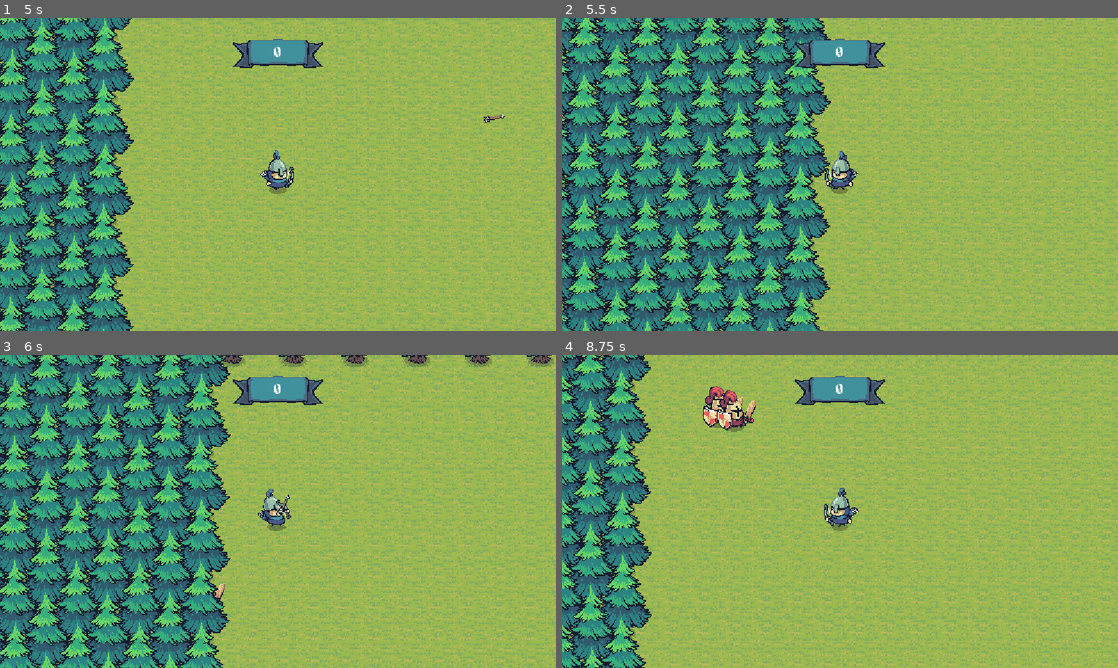
Above: before the commit, frames 1-4 (two rows, left to right).
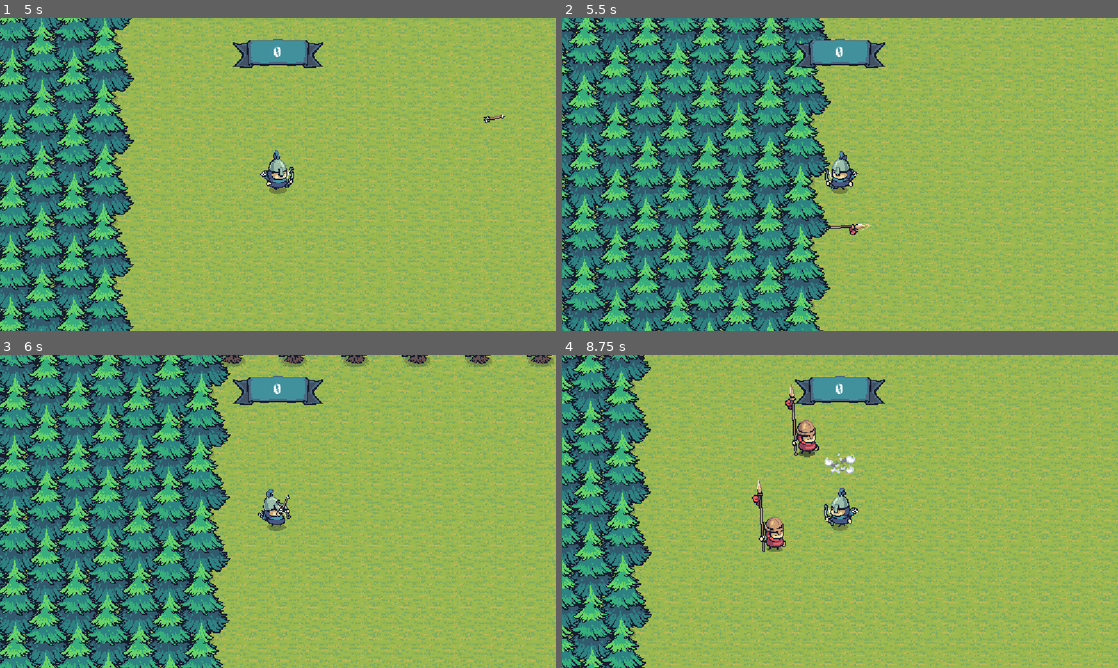
Above: after the commit, the same moments.

Repository: Capeudinho/the-last-blue-bannerman
Game: Godot game, scene res://scenes/arena.tscn
The game is run twice, just before and just after one commit, with the same random seed, the same clock (stepped at 60 frames per second) and the same inputs.
Inputs (mouse positions are in pixels of both pictures, inside the frame that each line leads up to):
- Up to frame 1 (5 s): move the mouse to (250, 237) at 0.52 s; hold W (move_up) 0.53-2.03 s; right-click (250, 237) at 0.6 s; move the mouse to (444, 221) at 1.27 s; click (444, 221) at 1.35 s; move the mouse to (111, 127) at 2.02 s; hold A (move_left) 2.03-3.53 s; right-click (111, 127) at 2.1 s; move the mouse to (305, 174) at 2.77 s; click (305, 174) at 2.85 s; move the mouse to (194, 96) at 3.52 s; hold S (move_down) 3.53-4.28 s; right-click (194, 96) at 3.6 s; move the mouse to (400, 158) at 4.27 s; hold D (move_right) from 4.28 s (still down); click (400, 158) at 4.35 s
- Up to frame 2 (5.5 s): move the mouse to (728, 190) at 5.02 s; release D (move_right) at 5.03 s; hold W (move_up) from 5.03 s (still down); right-click (728, 190) at 5.1 s
- Up to frame 3 (6 s): move the mouse to (333, 442) at 5.77 s; release W (move_up) at 5.78 s; hold D (move_right) from 5.78 s (still down); click (333, 442) at 5.85 s
- Up to frame 4 (8.75 s): move the mouse to (812, 574) at 6.52 s; right-click (812, 574) at 6.6 s; move the mouse to (1006, 558) at 7.27 s; click (1006, 558) at 7.35 s; move the mouse to (673, 464) at 8.02 s; release D (move_right) at 8.03 s; hold S (move_down) from 8.03 s (still down); right-click (673, 464) at 8.1 s

Frame 1 is identical in both runs. In frame 2, 0.1% of the frame differs, in the area x 38-56%, y 60-70%; in frame 3, less than 0.1%; in frame 4, 2.1%, in the area x 25-53%, y 9-63%.

Commit message:
inimigo adicionado: lanceiro

Diff:
--- a/project.godot
+++ b/project.godot
@@ -25,6 +25,10 @@
 window/stretch/aspect="expand"
 mouse_cursor/custom_image="uid://utpeyp2a3k6t"
 mouse_cursor/custom_image_hotspot=Vector2(22, 17)
+
+[dotnet]
+
+project/assembly_name="The Last Blue Bannerman"
 
 [global_group]
 
--- /dev/null
+++ b/scenes/lancer.tscn
@@ -0,0 +1,227 @@
+[gd_scene format=3 uid="uid://bowihhwvmoc8y"]
+
+[ext_resource type="Script" uid="uid://dmduuru68iqn6" path="res://scripts/lancer.gd" id="1_smn33"]
+[ext_resource type="Texture2D" uid="uid://c8hjxnknidvey" path="res://assets/sprites/lancer_sprites/Lancer_Right_Attack.png" id="2_smn33"]
+[ext_resource type="Texture2D" uid="uid://xpii1cw5four" path="res://assets/sprites/lancer_sprites/Lancer_Idle.png" id="3_5etia"]
+[ext_resource type="Texture2D" uid="uid://cvjsdxb3gxqyk" path="res://assets/sprites/lancer_sprites/Lancer_Run.png" id="4_5etia"]
+
+[sub_resource type="AtlasTexture" id="AtlasTexture_6htk5"]
+atlas = ExtResource("2_smn33")
+region = Rect2(0, 0, 320, 320)
+
+[sub_resource type="AtlasTexture" id="AtlasTexture_c17vh"]
+atlas = ExtResource("2_smn33")
+region = Rect2(320, 0, 320, 320)
+
+[sub_resource type="AtlasTexture" id="AtlasTexture_0h7iw"]
+atlas = ExtResource("2_smn33")
+region = Rect2(640, 0, 320, 320)
+
+[sub_resource type="AtlasTexture" id="AtlasTexture_vqfln"]
+atlas = ExtResource("3_5etia")
+region = Rect2(0, 0, 320, 320)
+
+[sub_resource type="AtlasTexture" id="AtlasTexture_bxamw"]
+atlas = ExtResource("3_5etia")
+region = Rect2(320, 0, 320, 320)
+
+[sub_resource type="AtlasTexture" id="AtlasTexture_xp148"]
+atlas = ExtResource("3_5etia")
+region = Rect2(640, 0, 320, 320)
+
+[sub_resource type="AtlasTexture" id="AtlasTexture_7obkt"]
+atlas = ExtResource("3_5etia")
+region = Rect2(960, 0, 320, 320)
+
+[sub_resource type="AtlasTexture" id="AtlasTexture_4c8jq"]
+atlas = ExtResource("3_5etia")
+region = Rect2(1280, 0, 320, 320)
+
+[sub_resource type="AtlasTexture" id="AtlasTexture_ogwve"]
+atlas = ExtResource("3_5etia")
+region = Rect2(1600, 0, 320, 320)
+
+[sub_resource type="AtlasTexture" id="AtlasTexture_14hga"]
+atlas = ExtResource("3_5etia")
+region = Rect2(1920, 0, 320, 320)
+
+[sub_resource type="AtlasTexture" id="AtlasTexture_gvjap"]
+atlas = ExtResource("3_5etia")
+region = Rect2(2240, 0, 320, 320)
+
+[sub_resource type="AtlasTexture" id="AtlasTexture_d1e5n"]
+atlas = ExtResource("3_5etia")
+region = Rect2(2560, 0, 320, 320)
+
+[sub_resource type="AtlasTexture" id="AtlasTexture_itr8d"]
+atlas = ExtResource("3_5etia")
+region = Rect2(2880, 0, 320, 320)
+
+[sub_resource type="AtlasTexture" id="AtlasTexture_sy6du"]
+atlas = ExtResource("3_5etia")
+region = Rect2(3200, 0, 320, 320)
+
+[sub_resource type="AtlasTexture" id="AtlasTexture_63x76"]
+atlas = ExtResource("3_5etia")
+region = Rect2(3520, 0, 320, 320)
+
+[sub_resource type="AtlasTexture" id="AtlasTexture_e6vdn"]
+atlas = ExtResource("4_5etia")
+region = Rect2(0, 0, 320, 320)
+
+[sub_resource type="AtlasTexture" id="AtlasTexture_en2bg"]
+atlas = ExtResource("4_5etia")
+region = Rect2(320, 0, 320, 320)
+
+[sub_resource type="AtlasTexture" id="AtlasTexture_r5pfp"]
+atlas = ExtResource("4_5etia")
+region = Rect2(640, 0, 320, 320)
+
+[sub_resource type="AtlasTexture" id="AtlasTexture_xvnkd"]
+atlas = ExtResource("4_5etia")
+region = Rect2(960, 0, 320, 320)
+
+[sub_resource type="AtlasTexture" id="AtlasTexture_s516n"]
+atlas = ExtResource("4_5etia")
+region = Rect2(1280, 0, 320, 320)
+
+[sub_resource type="AtlasTexture" id="AtlasTexture_efi78"]
+atlas = ExtResource("4_5etia")
+region = Rect2(1600, 0, 320, 320)
+
+[sub_resource type="SpriteFrames" id="SpriteFrames_axuxu"]
+animations = [{
+"frames": [{
+"duration": 1.0,
+"texture": SubResource("AtlasTexture_6htk5")
+}, {
+"duration": 1.0,
+"texture": SubResource("AtlasTexture_c17vh")
+}, {
+"duration": 1.0,
+"texture": SubResource("AtlasTexture_0h7iw")
+}],
+"loop": 1,
+"name": &"attack",
+"speed": 10.0
+}, {
+"frames": [{
+"duration": 1.0,
+"texture": SubResource("AtlasTexture_vqfln")
+}, {
+"duration": 1.0,
+"texture": SubResource("AtlasTexture_bxamw")
+}, {
+"duration": 1.0,
+"texture": SubResource("AtlasTexture_xp148")
+}, {
+"duration": 1.0,
+"texture": SubResource("AtlasTexture_7obkt")
+}, {
+"duration": 1.0,
+"texture": SubResource("AtlasTexture_4c8jq")
+}, {
+"duration": 1.0,
+"texture": SubResource("AtlasTexture_ogwve")
+}, {
+"duration": 1.0,
+"texture": SubResource("AtlasTexture_14hga")
+}, {
+"duration": 1.0,
+"texture": SubResource("AtlasTexture_gvjap")
+}, {
+"duration": 1.0,
+"texture": SubResource("AtlasTexture_d1e5n")
+}, {
+"duration": 1.0,
+"texture": SubResource("AtlasTexture_itr8d")
+}, {
+"duration": 1.0,
+"texture": SubResource("AtlasTexture_sy6du")
+}, {
+"duration": 1.0,
+"texture": SubResource("AtlasTexture_63x76")
+}],
+"loop": 1,
+"name": &"idle",
+"speed": 10.0
+}, {
+"frames": [{
+"duration": 1.0,
+"texture": SubResource("AtlasTexture_e6vdn")
+}, {
+"duration": 1.0,
+"texture": SubResource("AtlasTexture_en2bg")
+}, {
+"duration": 1.0,
+"texture": SubResource("AtlasTexture_r5pfp")
+}, {
+"duration": 1.0,
+"texture": SubResource("AtlasTexture_xvnkd")
+}, {
+"duration": 1.0,
+"texture": SubResource("AtlasTexture_s516n")
+}, {
+"duration": 1.0,
+"texture": SubResource("AtlasTexture_efi78")
+}],
+"loop": 1,
+"name": &"move",
+"speed": 10.0
+}]
+
+[sub_resource type="RectangleShape2D" id="RectangleShape2D_dp28g"]
+size = Vector2(32, 64)
+
+[sub_resource type="Animation" id="Animation_0dyjn"]
+resource_name = "attack"
+length = 0.4
+tracks/0/type = "method"
+tracks/0/imported = false
+tracks/0/enabled = true
+tracks/0/path = NodePath(".")
+tracks/0/interp = 1
+tracks/0/loop_wrap = true
+tracks/0/keys = {
+"times": PackedFloat32Array(0.2),
+"transitions": PackedFloat32Array(1),
+"values": [{
+"args": [],
+"method": &"attack"
+}]
+}
+
+[sub_resource type="AnimationLibrary" id="AnimationLibrary_5fsgc"]
+_data = {
+&"attack": SubResource("Animation_0dyjn")
+}
+
+[sub_resource type="RectangleShape2D" id="RectangleShape2D_vslbo"]
+size = Vector2(135, 33)
+
+[node name="Lancer" type="CharacterBody2D" unique_id=1722871735 groups=["enemies"]]
+z_index = 1
+y_sort_enabled = true
+collision_layer = 2
+collision_mask = 32
+script = ExtResource("1_smn33")
+
+[node name="AnimatedSprite2D" type="AnimatedSprite2D" parent="." unique_id=143879905]
+sprite_frames = SubResource("SpriteFrames_axuxu")
+animation = &"idle"
+autoplay = "idle"
+frame_progress = 0.6619408
+
+[node name="CollisionShape2D" type="CollisionShape2D" parent="." unique_id=627184021]
+shape = SubResource("RectangleShape2D_dp28g")
+
+[node name="AttackAnimationPlayer" type="AnimationPlayer" parent="." unique_id=1714616427]
+libraries/ = SubResource("AnimationLibrary_5fsgc")
+
+[node name="Hurtbox" type="Area2D" parent="." unique_id=288337563]
+
+[node name="CollisionShape2D" type="CollisionShape2D" parent="Hurtbox" unique_id=564190241]
+position = Vector2(83.5, 14.5)
+shape = SubResource("RectangleShape2D_vslbo")
+
+[connection signal="animation_finished" from="AttackAnimationPlayer" to="." method="_on_attack_animation_player_animation_finished"]
--- /dev/null
+++ b/scripts/lancer.gd
@@ -0,0 +1,72 @@
+extends CharacterBody2D
+
+const DUST = preload("res://scenes/dust.tscn")
+
+@onready var player: CharacterBody2D = get_tree().get_first_node_in_group("players")
+@onready var animated_sprite_2d: AnimatedSprite2D = $AnimatedSprite2D
+@onready var attack_animation_player: AnimationPlayer = $AttackAnimationPlayer
+@onready var hurtbox: Area2D = $Hurtbox
+
+var is_flipped = false
+var is_moving = false
+var is_reaching = false
+var is_attacking = false
+var move_speed = 200
+var idle_time = 2
+var move_time = 4
+var attack_time = 0.5
+var current_idle_time = 0
+var current_move_time = 0
+var current_attack_time = 0
+var attack_damage = 1
+var maximum_health = 1
+var current_health = maximum_health
+var reward_score = 1
+
+func _physics_process(delta: float) -> void:
+
+	current_idle_time = max(0, current_idle_time - delta)
+	current_move_time = max(0, current_move_time - delta)
+	current_attack_time = max(0, current_attack_time - delta)
+
+	if !is_attacking:
+		if current_attack_time == 0 and hurtbox.overlaps_body(player):
+			is_attacking = true
+			is_moving = false
+			attack_animation_player.play("attack")
+		elif current_idle_time == 0 and !is_moving:
+			is_moving = true
+			current_move_time = randf_range(move_time * 0.5, move_time)
+		elif current_move_time == 0 and is_moving:
+			is_moving = false
+			@warning_ignore("integer_division")
+			current_idle_time = randf_range(idle_time * 0.5, idle_time)
+
+	var move_direction = global_position.direction_to(player.global_position)
+	velocity = move_speed * move_direction if is_moving else Vector2.ZERO
+	move_and_slide()
+
+	animated_sprite_2d.play("attack" if is_attacking else "move" if velocity.length() > 0 else "idle")
+	if move_direction.x > 0 == is_flipped and !is_attacking:
+		is_flipped = !is_flipped
+		scale.x = -scale.x
+
+func _on_attack_animation_player_animation_finished(anim_name: StringName) -> void:
+	if anim_name == "attack":
+		is_attacking = false
+		current_idle_time = attack_time
+		current_move_time = 0
+		current_attack_time = attack_time
+
+func take_damage(damage: int) -> void:
+	current_health = current_health - damage
+	if current_health <= 0:
+		var dust_instance = DUST.instantiate()
+		dust_instance.global_position = global_position
+		get_tree().get_root().add_child(dust_instance)
+		ScoreManager.increase_score(reward_score)
+		queue_free()
+
+func attack() -> void:
+	if hurtbox.overlaps_body(player):
+		player.take_damage(attack_damage)
--- a/scripts/wave_manager.gd
+++ b/scripts/wave_manager.gd
@@ -1,9 +1,10 @@
 extends Node2D
 
 const KNIGHT = preload("res://scenes/knight.tscn")
+const LANCER = preload("res://scenes/lancer.tscn")
 
 @onready var entries = get_tree().get_nodes_in_group("entries")
-@onready var enemies = [KNIGHT]
+@onready var enemies = [KNIGHT, LANCER]
 
 var is_interval = false
 var wave_total = 5
Binary file added: assets/sprites/lancer_sprites/Lancer_Idle.png
Not shown, added: assets/sprites/lancer_sprites/Lancer_Idle.png.import
Binary file added: assets/sprites/lancer_sprites/Lancer_Right_Attack.png
Not shown, added: assets/sprites/lancer_sprites/Lancer_Right_Attack.png.import
Binary file added: assets/sprites/lancer_sprites/Lancer_Run.png
Not shown, added: assets/sprites/lancer_sprites/Lancer_Run.png.import
Not shown, added: scripts/lancer.gd.uid
